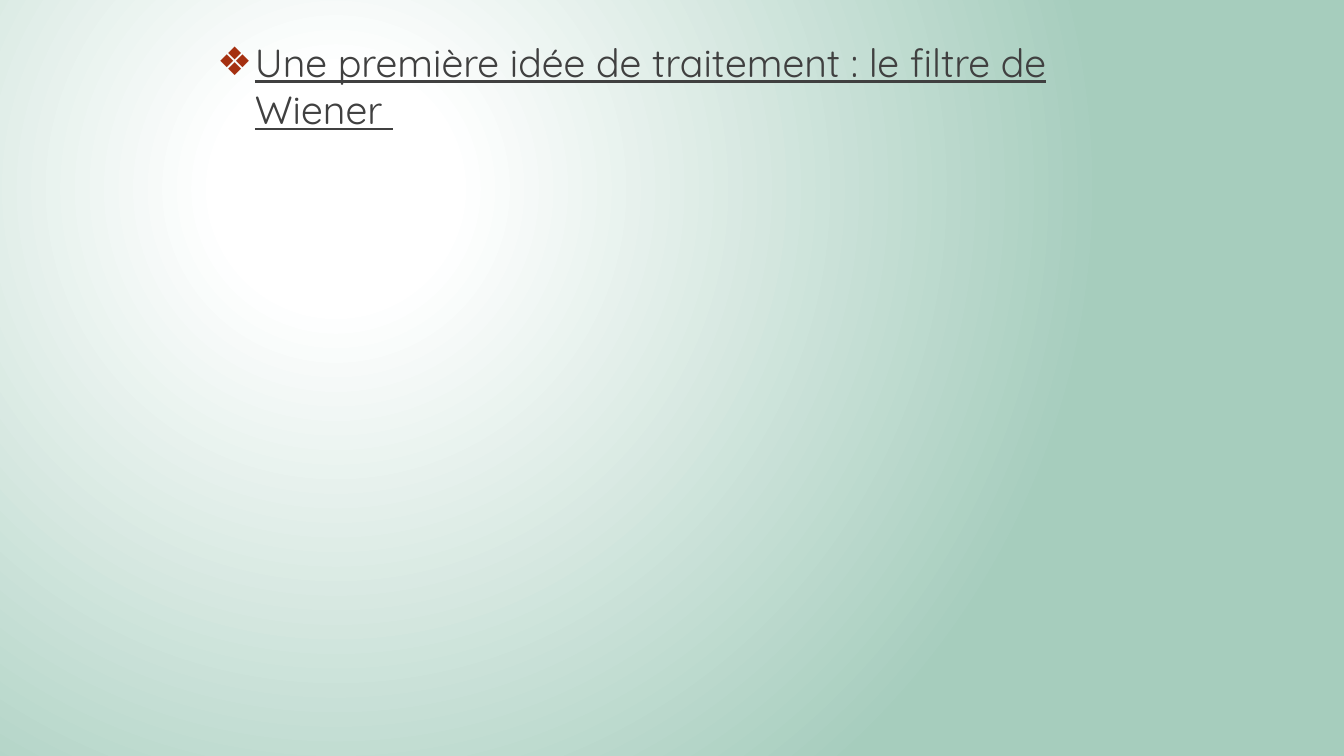
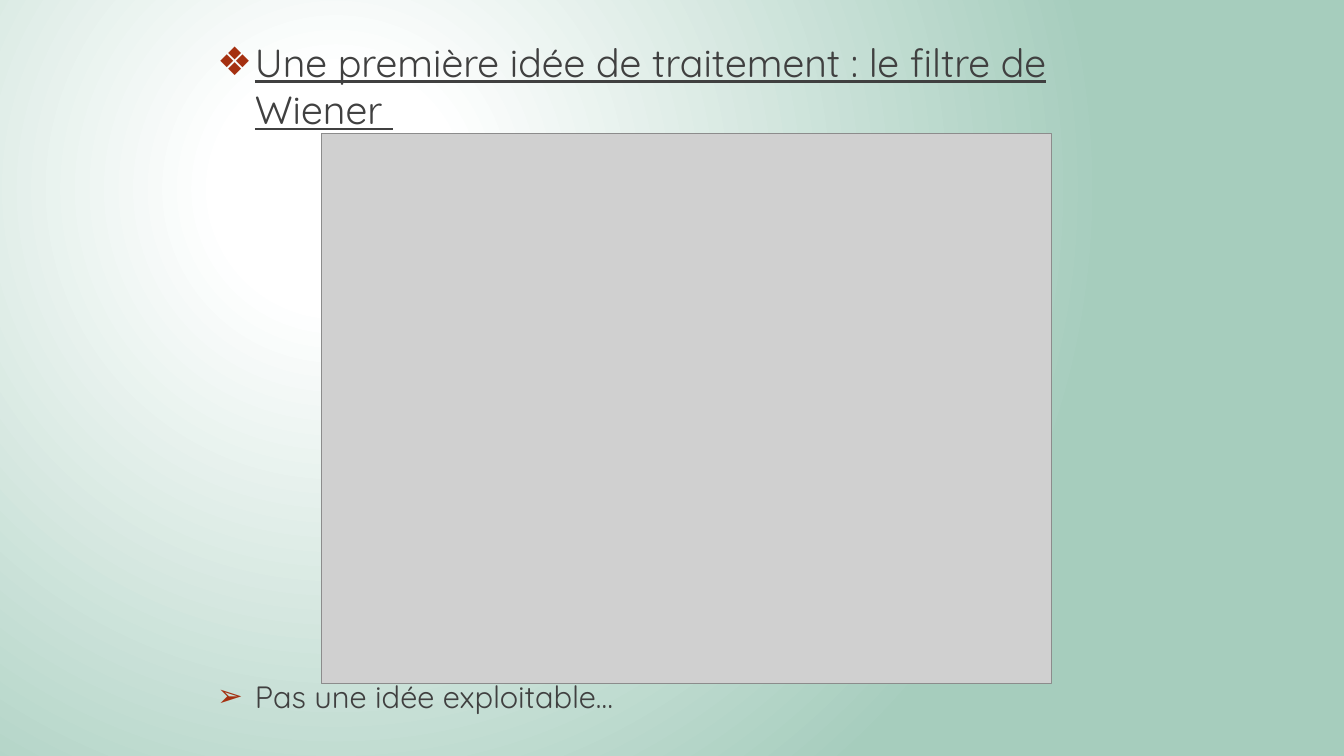
Before and after one commit to Killian-Herveau/PIMS, a slide deck: slide 16 of Pres_Avril/PresentationPIMSAvril-Briséis.pptx (slide 15 before the commit). Drawn at 1344x756 pixels with LibreOffice and Linux fonts; fonts in the diff are those of the drawing; grey boxes stand for pictures. Boxes give left, top, right and bottom in pixels: in the first picture for what was removed or moved away, otherwise in the second. Text is boxed around its words. In the diff, an @@ line names an element or a change of style, - is before the commit and + after.

```diff
--- a/Pres_Avril/PresentationPIMSAvril-Briséis.pptx
+++ b/Pres_Avril/PresentationPIMSAvril-Briséis.pptx
@@ picture added at [322, 134, 1053, 684] @@
@@ text at [255, 676, 613, 714]: paragraph added @@
+➢ Pas une idée exploitable…
```
Also in this commit, not shown: 1 other slide changed, 2 slides added, 1 slide removed, 8 other files.
